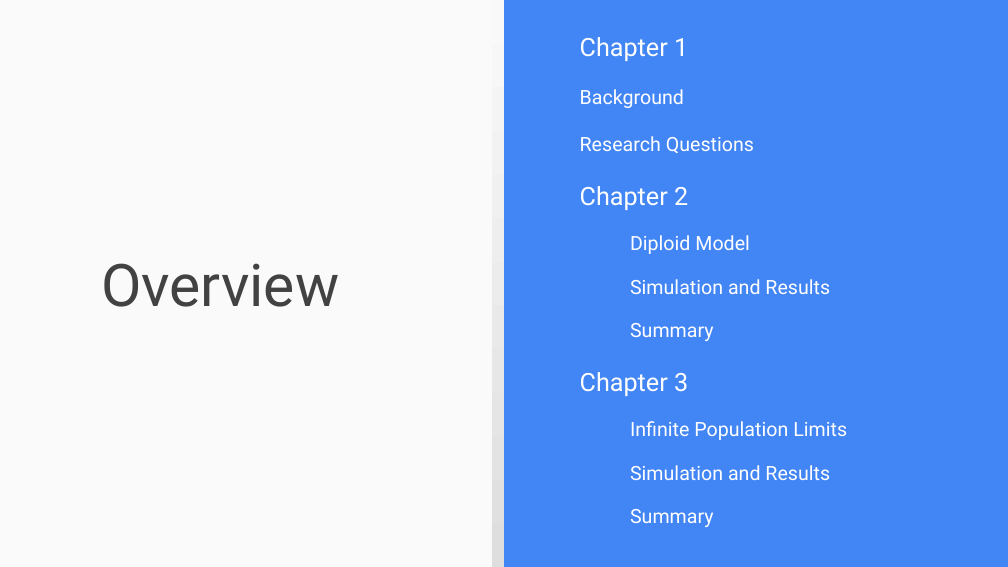
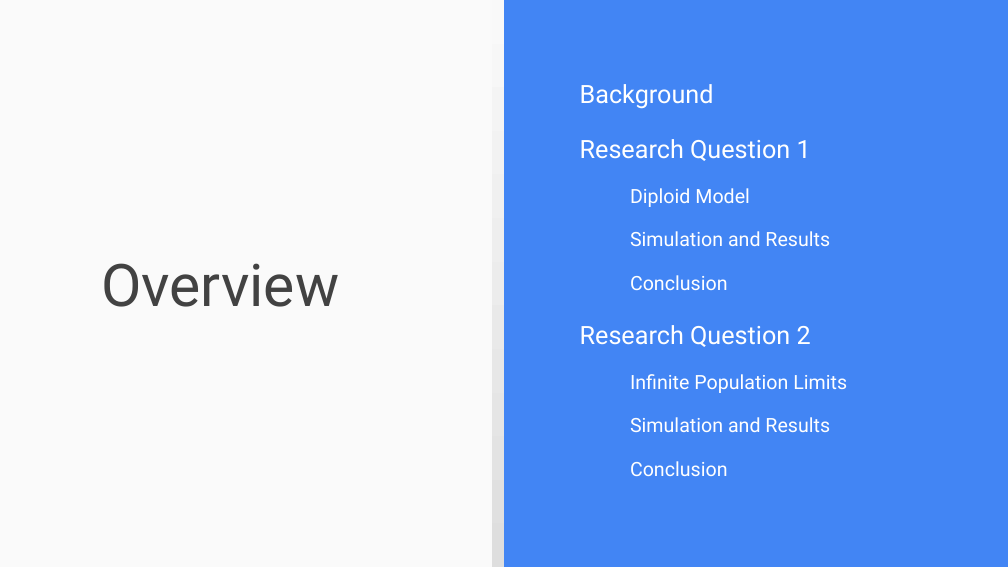
Before and after one commit to mduwalsh/project, a slide deck: slide 2 of thesis_slides_mahendra.odp. Drawn at 1008x567 pixels with LibreOffice and Linux fonts; fonts in the diff are those of the drawing. Boxes give left, top, right and bottom in pixels: in the first picture for what was removed or moved away, otherwise in the second. Text is boxed around its words. In the diff, an @@ line names an element or a change of style, - is before the commit and + after.

```diff
--- a/thesis_slides_mahendra.odp
+++ b/thesis_slides_mahendra.odp
@@ text at (580, 37, 688, 61): paragraph removed @@
-Chapter 1
@@ text at (580, 84, 714, 109): size 14 to 18 pt in "Background" @@
@@ text at (580, 139, 811, 161): text changed; size 14 to 18 pt @@
-Research Questions
-Chapter 2
+Research Question 1
@@ text at (580, 275, 811, 347): text changed @@
-Summary
-Chapter 3
+Conclusion
+Research Question 2
@@ text at (630, 461, 728, 476): text changed @@
-Summary
+Conclusion
```
Also in this commit, not shown: 10 other slides changed, 13 slides added, 4 slides removed, 4 other files.
